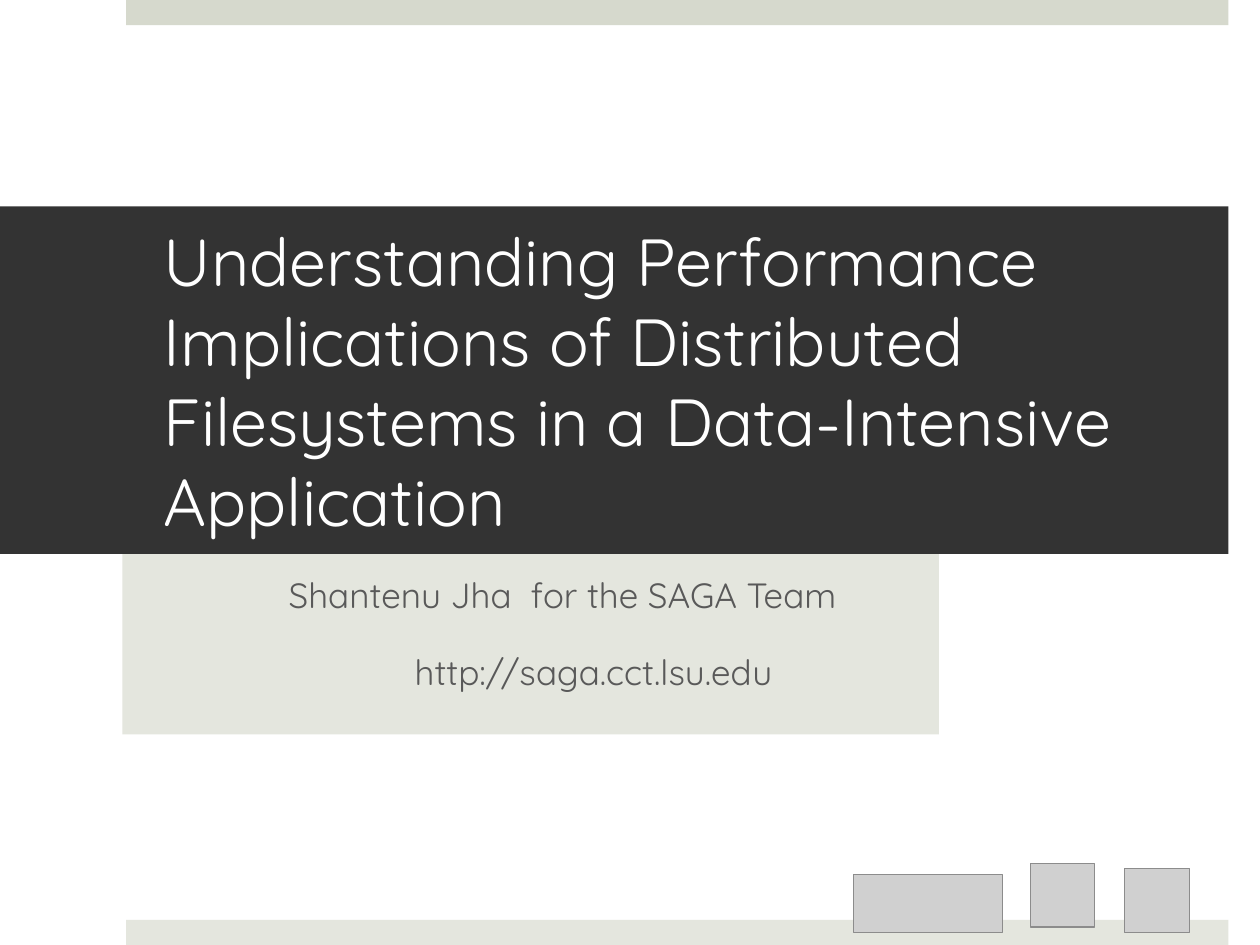
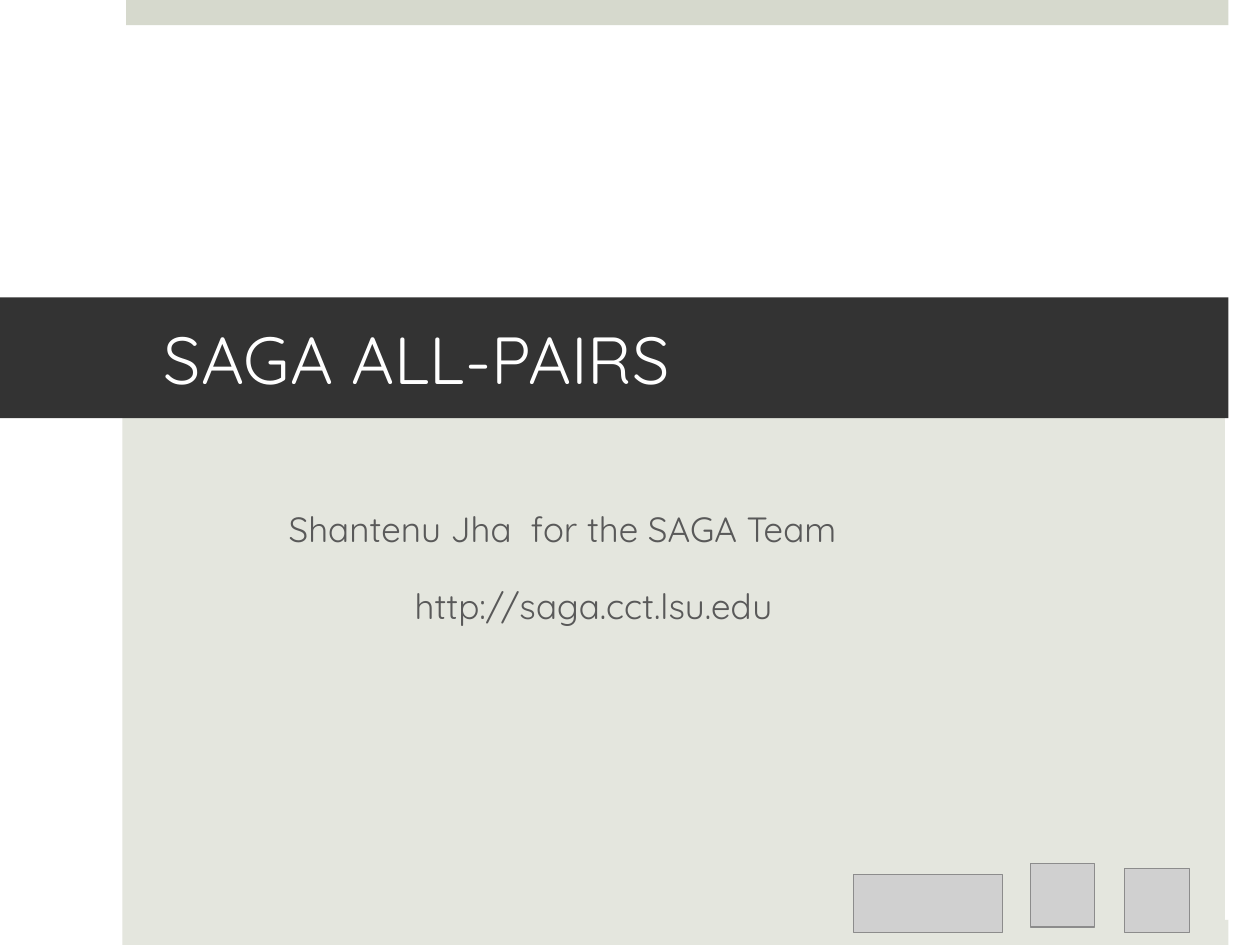
Before and after one commit to saga-project/saga-cpp-legacy-projects, a slide deck: slide 1 of papers/data_intensive/eScience09/RoyalSocietyPresentation.pptx. Drawn at 1260x945 pixels with LibreOffice and Linux fonts; fonts in the diff are those of the drawing; grey boxes stand for pictures; background and template pictures are left out. Boxes give left, top, right and bottom in pixels: in the first picture for what was removed or moved away, otherwise in the second. Text is boxed around its words. In the diff, an @@ line names an element or a change of style, - is before the commit and + after.

```diff
--- a/papers/data_intensive/eScience09/RoyalSocietyPresentation.pptx
+++ b/papers/data_intensive/eScience09/RoyalSocietyPresentation.pptx
@@ title "SAGA ALL-PAIRS": place and size @@
-title "SAGA ALL-PAIRS" at <box>0,207,1228,554</box>
+title "SAGA ALL-PAIRS" at <box>0,297,1228,418</box>
@@ title at <box>164,336,669,385</box>: text changed @@
-Understanding Performance Implications of Distributed Filesystems in a Data-Intensive Application
+SAGA ALL-PAIRS
@@ subtitle "Shantenu Jha for the SAGA ...": place and size @@
-subtitle "Shantenu Jha for the SAGA ..." at <box>122,484,939,735</box>
+subtitle "Shantenu Jha for the SAGA ..." at <box>122,418,1225,945</box>
```
Also in this commit, not shown: 2 other slides changed, 3 slides added, 2 slides removed.
